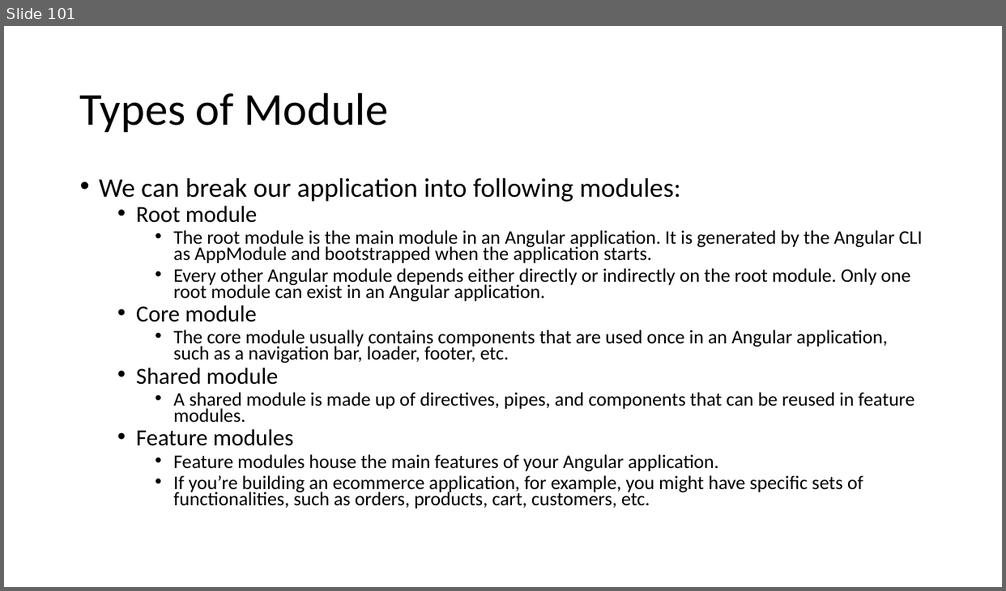
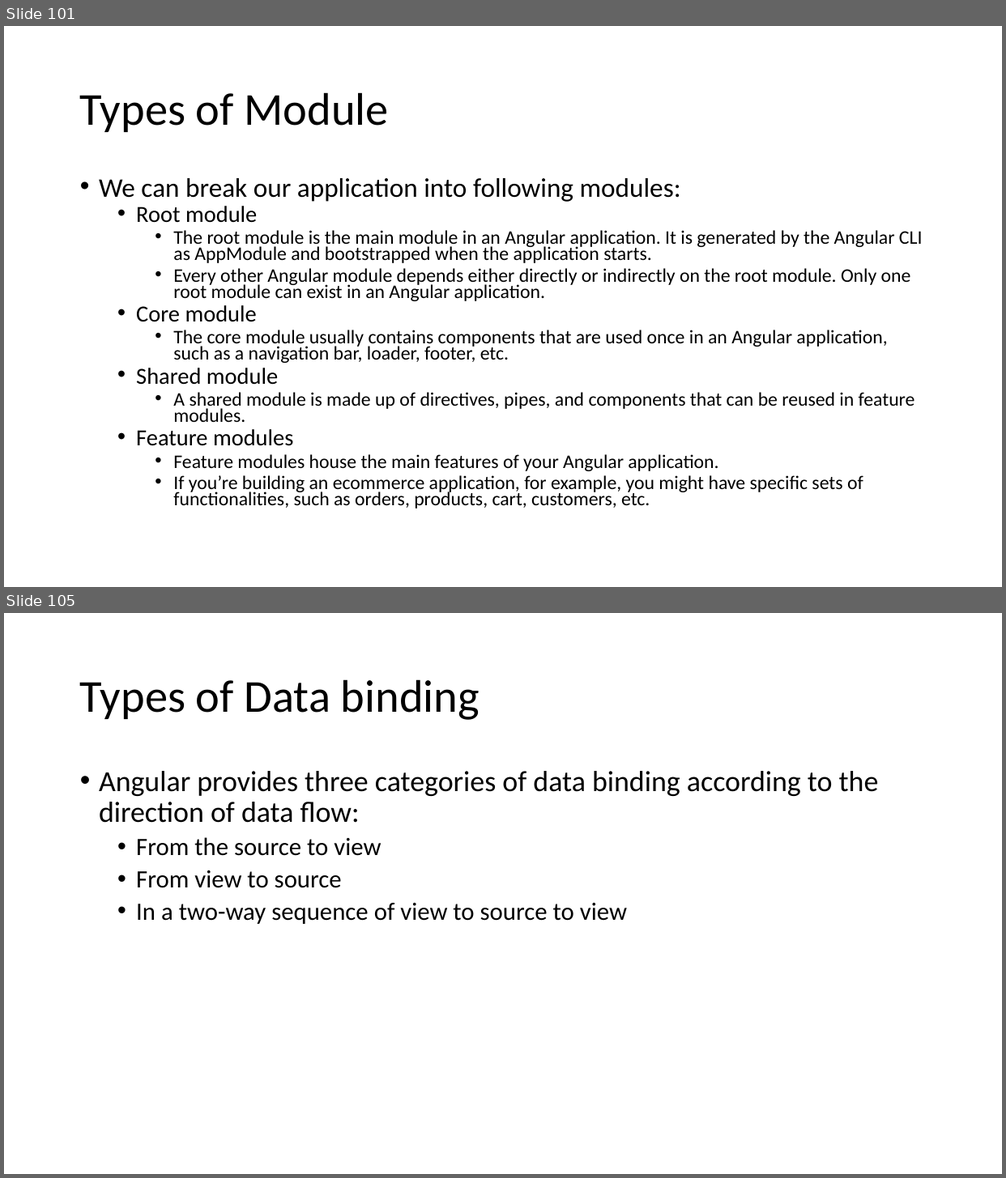
Before and after one commit to explore-with-manish/BFL_Byte_Jul23, a slide deck: Ng-Byte.pptx. Shown one above the other, each under a label of ours: slide 101 before the commit, slides 101 and 105 after it; the slides between them are not shown. The pictures are 1006x591 and 1006x1178 pixels, drawn with LibreOffice and Linux fonts; fonts in the diff are those of the drawing. Boxes give left, top, right and bottom in pixels: in the first picture for what was removed or moved away, otherwise in the second. Text is boxed around its words. In the diff, an @@ line names an element or a change of style, - is before the commit and + after.

```diff
--- a/Ng-Byte.pptx
+++ b/Ng-Byte.pptx
@@ slide 105 added at [4,613,1002,1174], background #FFFFFF @@
@@ title added at [80,679,479,720], 44 pt, text #000000 @@
+Types of Data binding
@@ text added at [99,771,879,924], 28 pt, text #000000 @@
+• Angular provides three categories of data binding according to the direction of data flow:
+  • From the source to view
+  • From view to source
+  • In a two-way sequence of view to source to view
```
Also in this commit, not shown: 1 slide changed, 35 other slides added, 8 other files.
